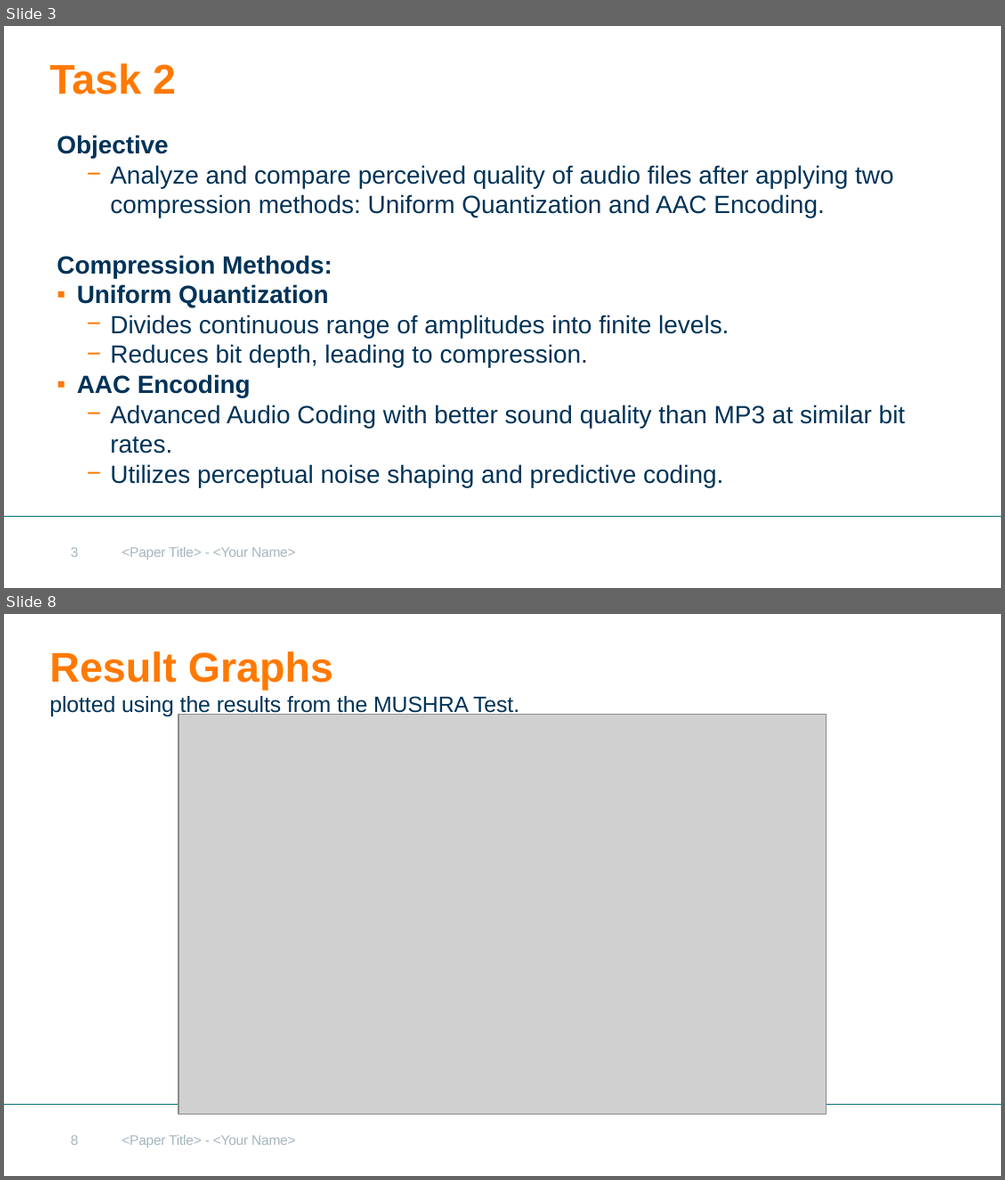
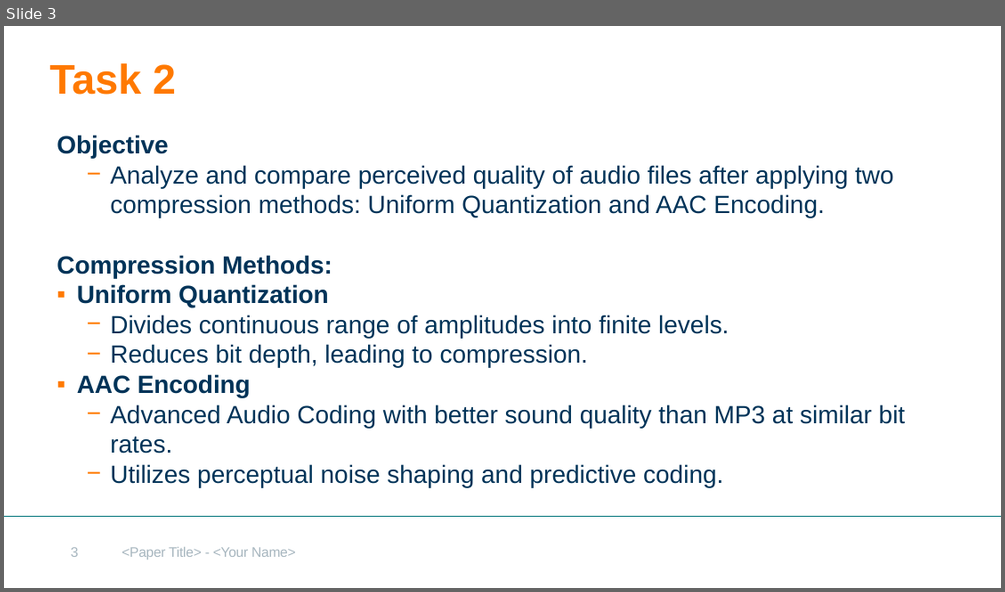
Before and after one commit to javvadasghar/MRSP_Seminar_Project_Group8, a slide deck: Project Presentation.pptx. Shown one above the other, each under a label of ours: slides 3 and 8 before the commit, slide 3 after it; the slides between them are not shown. The pictures are 1005x1180 and 1005x592 pixels, drawn with LibreOffice and Linux fonts; fonts in the diff are those of the drawing; grey boxes stand for pictures; background and template pictures are left out. Boxes give left, top, right and bottom in pixels: in the first picture for what was removed or moved away, otherwise in the second. Text is boxed around its words. In the diff, an @@ line names an element or a change of style, - is before the commit and + after.

```diff
--- a/Project Presentation.pptx
+++ b/Project Presentation.pptx
@@ slide 8 removed at box(4, 614, 1001, 1176), background #FFFFFF; not listed: 2 template elements that a slide beside it also shows @@
@@ title removed at box(49, 651, 519, 717) @@
-Result Graphs
-plotted using the results from the MUSHRA Test.
@@ picture removed at box(178, 715, 826, 1113) @@
@@ page number removed at box(71, 1135, 79, 1144) @@
-8
```
Also in this commit, not shown: 1 slide changed, 4 slides added, 3 other slides removed, 1 other file.
